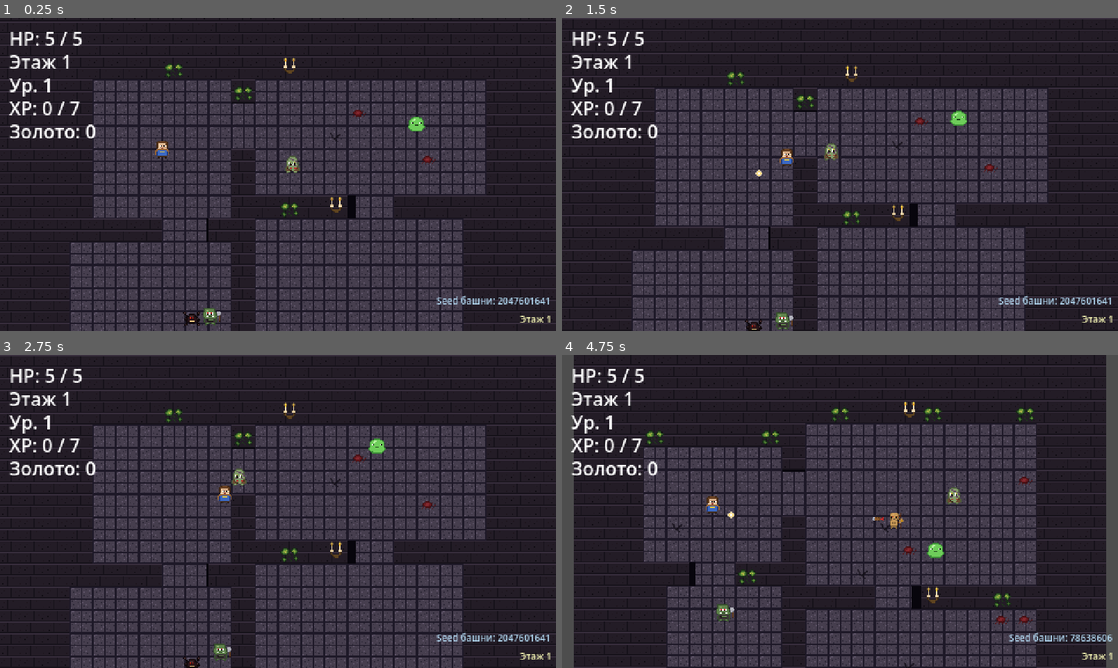
Above: before the commit, frames 1-4 (two rows, left to right).
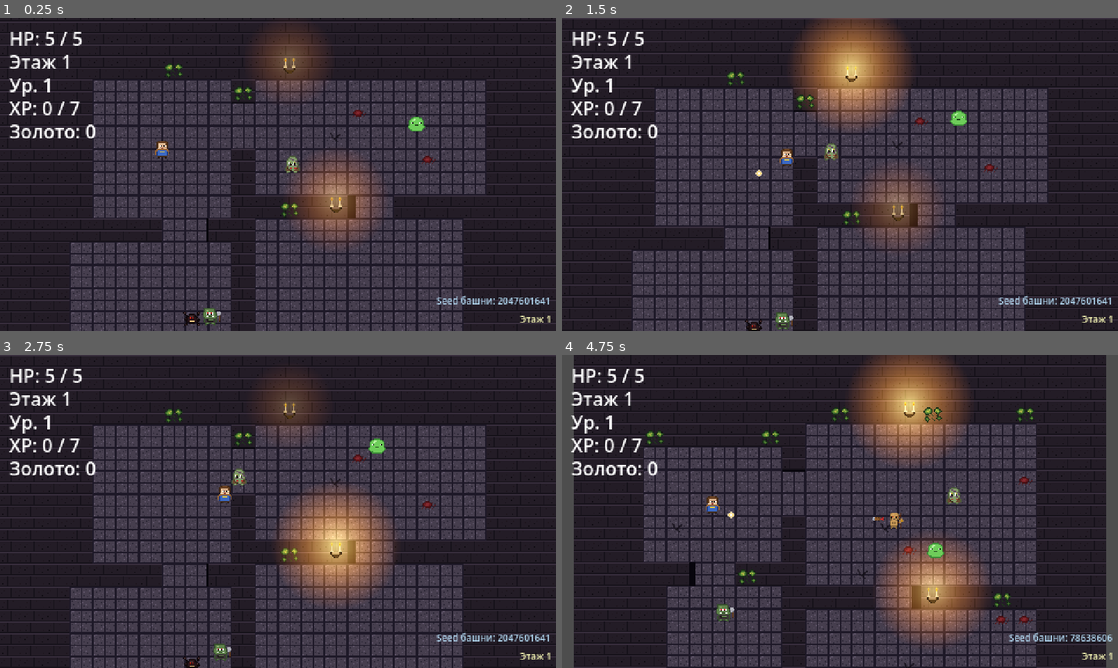
Above: after the commit, the same moments.

Repository: slartus/roguelike-game
Game: Godot game, scene res://scenes/main.tscn
The game is run twice, just before and just after one commit, with the same random seed, the same clock (stepped at 60 frames per second) and the same inputs.
Inputs (mouse positions are in pixels of both pictures, inside the frame that each line leads up to):
- Up to frame 1 (0.25 s): no input
- Up to frame 2 (1.5 s): tap Enter at 0.5 s; move the mouse to (962, 158) at 0.52 s; press the mouse at (962, 158) at 0.53 s; hold D (move_right) 0.53-1.25 s; release the mouse at (962, 158) at 1.25 s; drag from (728, 190) to (812, 237) at 1.27 s
- Up to frame 3 (2.75 s): move the mouse to (333, 442) at 2.02 s; hold D (move_right) from 2.03 s (still down); tap Alt at 2.1 s
- Up to frame 4 (4.75 s): release D (move_right) at 2.75 s; drag from (812, 574) to (673, 464) at 2.77 s; move the mouse to (1006, 558) at 3.52 s; press the mouse at (1006, 558) at 3.53 s; hold A (move_left) 3.53-4.25 s; release the mouse at (1006, 558) at 4.25 s; drag from (673, 464) to (734, 511) at 4.27 s

The runs differ from the first frame. In frame 1, 5.2% of the frame differs, in the area x 46-69%, y 3-72%; in frame 2, 8.1%; in frame 3, 7.4%; in frame 4, 10%, in the area x 52-76%, y 0-92%.

Commit message:
feat(dungeon): flickering candles with additive light halo
Канделябр раньше был статичным Sprite2D в декоре подземелья.
Теперь — сцена candle.tscn с корневым Sprite2D свечи и дочерним
Sprite2D-ореолом на радиальном GradientTexture2D + CanvasItemMaterial
в BLEND_MODE_ADD (show_behind_parent=true, чтобы свет ложился на
стену за спрайтом).

Скрипт candle.gd в _process считает мерцание как slow_sin +
fast_jitter*0.35 — неровное "живое" пламя вместо ровного sin.
Modulate свечи пульсирует по яркости ±15% от тёплого цвета,
ореол синхронно меняет scale ±18% и alpha ±0.25.
Alpha самой свечи всегда 1.0.

Каждый экземпляр получает случайную фазу randf()*TAU в _ready,
соседние канделябры не мерцают в унисон.

Настоящих 2D-огней (PointLight2D + CanvasModulate) намеренно
нет: это потребовало бы затемнить весь уровень и переделать
рендер-конвейер — отдельная фича.

Стоимость: 2 sin/кадр на канделябр + additive halo 96×96,
все ~40 канделябров на этаж — пренебрежимо на любом железе.

Diff:
--- /dev/null
+++ b/scenes/dungeon/candle.gd
@@ -0,0 +1,50 @@
+extends Sprite2D
+
+# Мерцание канделябра. Спрайт свечи пульсирует по яркости через
+# modulate, дочерний Sprite2D-ореол (additive blend, радиальный
+# градиент) синхронно меняет scale и alpha. Каждый экземпляр
+# получает случайную фазу в _ready, чтобы соседние канделябры не
+# мерцали в унисон и уровень выглядел живым.
+#
+# Стоимость: два sin() на кадр на каждый канделябр. При типичных
+# 20–40 канделябрах на этаж — пренебрежимо. Настоящих 2D-огней
+# (PointLight2D + CanvasModulate) намеренно нет: они меняют
+# тональность всей игры, что здесь не требуется.
+
+const CANDLE_BASE_COLOR: Color = Color(1.0, 0.95, 0.85)
+const CANDLE_BRIGHTNESS_AMPLITUDE: float = 0.15
+const HALO_BASE_SCALE: Vector2 = Vector2(1.0, 1.0)
+const HALO_BASE_ALPHA: float = 0.55
+const HALO_SCALE_AMPLITUDE: float = 0.18
+const HALO_ALPHA_AMPLITUDE: float = 0.25
+const FLICKER_SLOW_SPEED: float = 3.0
+const FLICKER_JITTER_SPEED: float = 13.0
+const FLICKER_JITTER_WEIGHT: float = 0.35
+
+@onready var _halo: Sprite2D = $Halo
+var _phase: float = 0.0
+var _time: float = 0.0
+
+func _ready() -> void:
+	_phase = randf() * TAU
+
+func _process(delta: float) -> void:
+	_time += delta
+	var f := _sample_flicker()
+	var brightness := 1.0 + CANDLE_BRIGHTNESS_AMPLITUDE * f
+	modulate = Color(
+		CANDLE_BASE_COLOR.r * brightness,
+		CANDLE_BASE_COLOR.g * brightness,
+		CANDLE_BASE_COLOR.b * brightness,
+		1.0,
+	)
+	_halo.scale = HALO_BASE_SCALE * (1.0 + HALO_SCALE_AMPLITUDE * f)
+	var alpha := clampf(HALO_BASE_ALPHA + HALO_ALPHA_AMPLITUDE * f, 0.0, 1.0)
+	_halo.modulate = Color(1.0, 1.0, 1.0, alpha)
+
+func _sample_flicker() -> float:
+	# Медленная синусоида + быстрый мелкий джиттер → неровное
+	# «живое» мерцание вместо ровного sin. Итог в диапазоне ~[-1, 1].
+	var slow := sin(_time * FLICKER_SLOW_SPEED + _phase)
+	var jitter := sin(_time * FLICKER_JITTER_SPEED + _phase * 1.7) * FLICKER_JITTER_WEIGHT
+	return clampf(slow + jitter, -1.0, 1.0)
--- /dev/null
+++ b/scenes/dungeon/candle.tscn
@@ -0,0 +1,29 @@
+[gd_scene load_steps=6 format=3]
+
+[ext_resource type="Script" path="res://scenes/dungeon/candle.gd" id="1_candle_script"]
+[ext_resource type="Texture2D" path="res://assets/sprites/environment/candle.png" id="2_candle_tex"]
+
+[sub_resource type="Gradient" id="Gradient_halo"]
+offsets = PackedFloat32Array(0, 0.45, 1)
+colors = PackedColorArray(1, 0.85, 0.5, 1, 1, 0.55, 0.15, 0.55, 1, 0.4, 0.1, 0)
+
+[sub_resource type="GradientTexture2D" id="GradientTexture2D_halo"]
+gradient = SubResource("Gradient_halo")
+width = 96
+height = 96
+fill = 1
+fill_from = Vector2(0.5, 0.5)
+fill_to = Vector2(1, 0.5)
+
+[sub_resource type="CanvasItemMaterial" id="CanvasItemMaterial_halo"]
+blend_mode = 1
+
+[node name="Candle" type="Sprite2D"]
+texture = ExtResource("2_candle_tex")
+script = ExtResource("1_candle_script")
+
+[node name="Halo" type="Sprite2D" parent="."]
+show_behind_parent = true
+material = SubResource("CanvasItemMaterial_halo")
+position = Vector2(0, -5)
+texture = SubResource("GradientTexture2D_halo")
--- a/scenes/dungeon/floor.gd
+++ b/scenes/dungeon/floor.gd
@@ -16,7 +16,7 @@
 const FLOOR_TEXTURE: Texture2D = preload("res://assets/sprites/environment/floor.png")
 const WALL_TEXTURE: Texture2D = preload("res://assets/sprites/environment/wall.png")
 const MOLD_TEXTURE: Texture2D = preload("res://assets/sprites/environment/mold.png")
-const CANDLE_TEXTURE: Texture2D = preload("res://assets/sprites/environment/candle.png")
+const CANDLE_SCENE: PackedScene = preload("res://scenes/dungeon/candle.tscn")
 const FLOOR_CRACK_TEXTURE: Texture2D = preload("res://assets/sprites/environment/floor_crack.png")
 const FLOOR_BLOOD_TEXTURE: Texture2D = preload("res://assets/sprites/environment/floor_blood.png")
 
@@ -192,7 +192,7 @@
 					continue
 				var roll := rng.randf()
 				if roll < CANDLE_CHANCE:
-					_spawn_decor(CANDLE_TEXTURE, Vector2(tile_center) + Vector2(0, -1))
+					_spawn_candle(Vector2(tile_center) + Vector2(0, -1))
 				elif roll < CANDLE_CHANCE + MOLD_CHANCE:
 					_spawn_decor(MOLD_TEXTURE, Vector2(tile_center) + Vector2(0, 2))
 			else:
@@ -207,6 +207,14 @@
 	sprite.texture = texture
 	sprite.position = at
 	_decor_root.add_child(sprite)
+
+func _spawn_candle(at: Vector2) -> void:
+	# Канделябр — не просто спрайт: сцена с дочерним ореолом и _process,
+	# мерцающим огонёк и свет. Инстансируем целиком, чтобы вся анимация
+	# и halo material'ы остались синхронизированы (см. candle.tscn).
+	var candle: Sprite2D = CANDLE_SCENE.instantiate()
+	candle.position = at
+	_decor_root.add_child(candle)
 
 func _build_astar_grid() -> void:
 	# Один AStarGrid2D на весь этаж — все враги используют его через
--- /dev/null
+++ b/test/unit/test_candle_flicker.gd
@@ -0,0 +1,77 @@
+extends GutTest
+
+# Канделябр: Sprite2D свечи + дочерний Sprite2D-ореол (additive blend,
+# радиальный градиент). Оба мерцают через _process — modulate свечи
+# пульсирует по яркости, ореол синхронно меняет scale и alpha.
+# Каждый канделябр получает случайную фазу в _ready — соседние
+# канделябры не должны мерцать в унисон.
+
+const CandleScene = preload("res://scenes/dungeon/candle.tscn")
+
+func _make_candle():
+	# Возвращаем без типа: `_process` — виртуал, статическая проверка
+	# на `Sprite2D` не найдёт его. Так же сделано в door-тесте.
+	var candle = CandleScene.instantiate()
+	add_child_autofree(candle)
+	return candle
+
+func test_candle_has_halo_child_behind_with_additive_blend() -> void:
+	var candle = _make_candle()
+	await get_tree().process_frame
+	var halo: Sprite2D = candle.get_node("Halo")
+	assert_not_null(halo, "у канделябра должен быть дочерний Halo")
+	assert_true(halo.show_behind_parent,
+		"ореол рендерится за спрайтом свечи — свет 'из-за' канделябра")
+	var mat: CanvasItemMaterial = halo.material
+	assert_not_null(mat, "у ореола должен быть CanvasItemMaterial")
+	assert_eq(mat.blend_mode, CanvasItemMaterial.BLEND_MODE_ADD,
+		"ореол рендерится с additive blend — читается как свет, не как спрайт")
+	assert_not_null(halo.texture, "у ореола должна быть текстура градиента")
+
+func test_flicker_changes_modulate_and_halo_over_time() -> void:
+	var candle = _make_candle()
+	await get_tree().process_frame
+	# Форсируем детерминированную фазу и стартовое время — иначе тест
+	# зависит от глобального randf() и флейкает, когда фаза попадает
+	# в район экстремума sin (где два соседних кадра дают почти
+	# одинаковые значения).
+	candle._phase = 0.0
+	candle._time = 0.0
+	var halo: Sprite2D = candle.get_node("Halo")
+	# Delta 0.2 * FLICKER_SLOW_SPEED = 0.6 рад — четверть периода slow-sin.
+	# Гарантирует существенное изменение sin между сэмплами.
+	candle._process(0.2)
+	var mod_a: Color = candle.modulate
+	var scale_a: Vector2 = halo.scale
+	var alpha_a: float = halo.modulate.a
+	candle._process(0.2)
+	var mod_b: Color = candle.modulate
+	var scale_b: Vector2 = halo.scale
+	var alpha_b: float = halo.modulate.a
+	assert_true(
+		not is_equal_approx(mod_a.r, mod_b.r) or not is_equal_approx(mod_a.g, mod_b.g),
+		"modulate свечи должен меняться между кадрами — мерцание работает")
+	assert_true(
+		not is_equal_approx(scale_a.x, scale_b.x) or not is_equal_approx(alpha_a, alpha_b),
+		"scale или alpha ореола должны меняться между кадрами")
+
+func test_candle_keeps_alpha_full_while_brightness_pulses() -> void:
+	# Пульсация яркости не должна утаскивать alpha самой свечи —
+	# иначе спрайт станет прозрачным в такт мерцанию.
+	var candle = _make_candle()
+	await get_tree().process_frame
+	for i in range(6):
+		candle._process(0.033)
+		assert_eq(candle.modulate.a, 1.0,
+			"alpha modulate свечи должна оставаться 1.0 при любом кадре мерцания")
+
+func test_each_candle_gets_independent_phase() -> void:
+	# Контракт: `_ready` присваивает `_phase = randf() * TAU`. Проверяем
+	# напрямую что у двух экземпляров фазы разошлись — так уровень не
+	# мерцает в унисон. Проверять через `modulate` было бы флейково:
+	# при близких фазах два кадра дают почти одинаковые значения.
+	var candle_a = _make_candle()
+	var candle_b = _make_candle()
+	await get_tree().process_frame
+	assert_ne(candle_a._phase, candle_b._phase,
+		"два канделябра должны получить разные случайные фазы в _ready")
Not shown, added: scenes/dungeon/candle.gd.uid
Not shown, added: test/unit/test_candle_flicker.gd.uid
Not shown, changed: docs/gamedesign/dungeon.md
